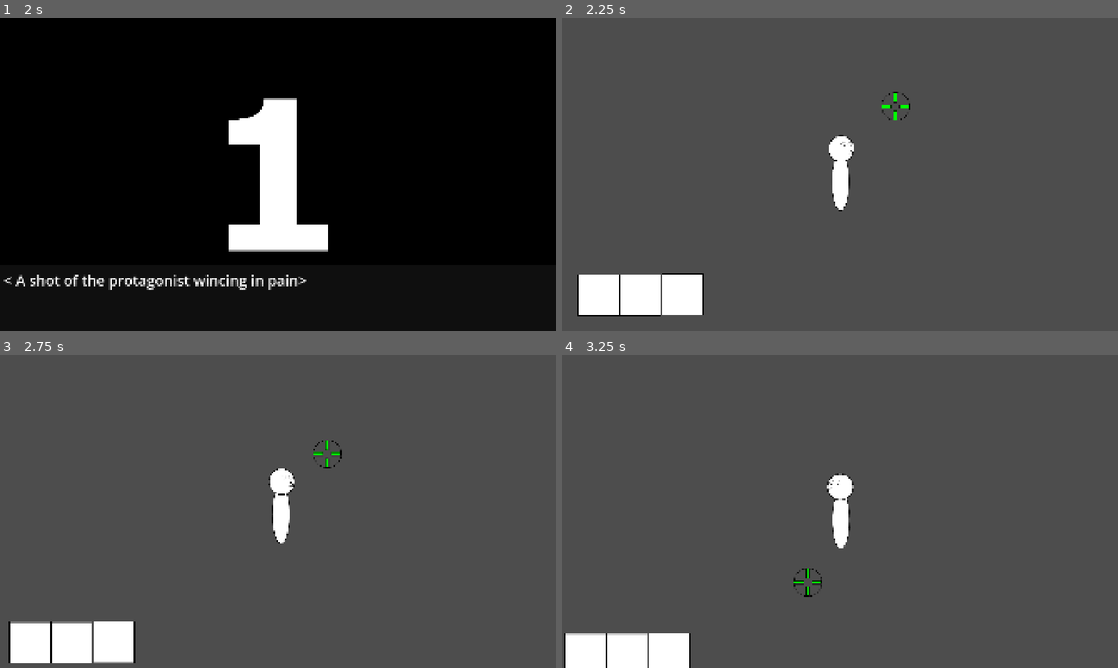
Above: before the commit, frames 1-4 (two rows, left to right).
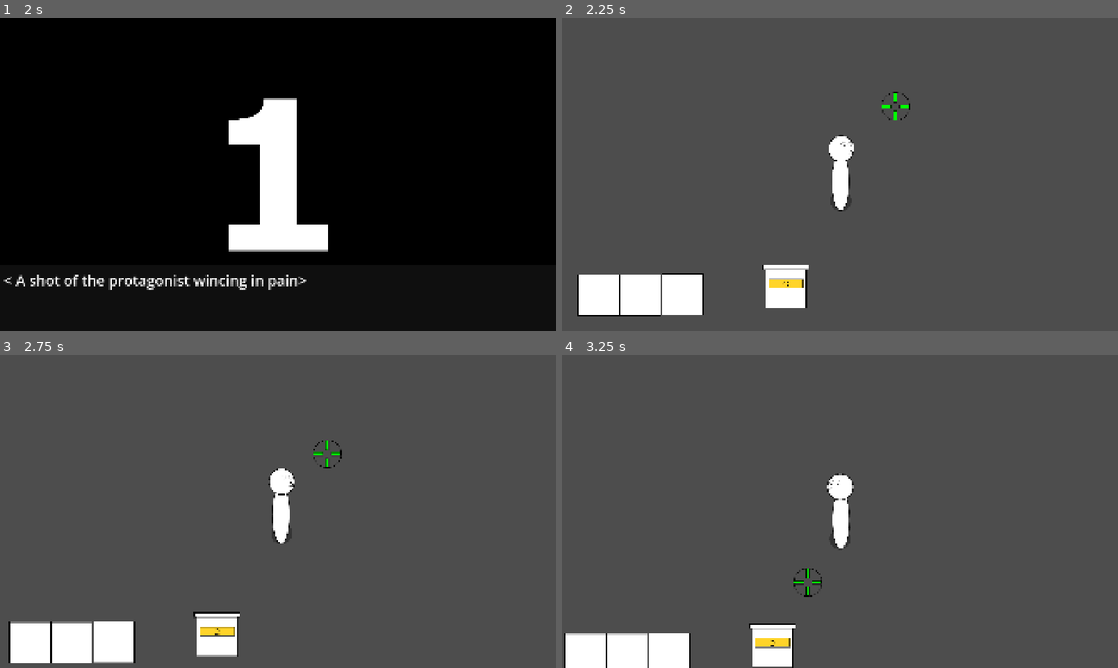
Above: after the commit, the same moments.

Repository: mathew-tran/jamegam50
Game: Godot game, scene res://Scenes/Main.tscn
Two runs of this game, one before a commit and one after it. Both use one fixed random seed, a clock stepped at 60 frames per second and the inputs below.
Inputs (mouse positions are in pixels of both pictures, inside the frame that each line leads up to):
- Up to frame 1 (2 s): tap Enter at 0.5 s; move the mouse to (400, 158) at 0.52 s; press the mouse at (400, 158) at 0.53 s; tap Space at 1.25 s; move the mouse to (166, 190) at 1.27 s; release the mouse at (166, 190) at 1.28 s; click (166, 190) at 1.35 s
- Up to frame 2 (2.25 s): tap Enter at 2 s; move the mouse to (895, 105) at 2.02 s; press the mouse at (895, 105) at 2.03 s
- Up to frame 3 (2.75 s): no input
- Up to frame 4 (3.25 s): move the mouse to (812, 574) at 2.77 s; release the mouse at (812, 574) at 2.78 s; click (812, 574) at 2.85 s

Frame 1 is identical in both runs. In frame 2, 1.1% of the frame differs, in the area x 36-53%, y 56-93%; in frame 3, 1.1%, in the area x 34-53%, y 55-97%; in frame 4, 1.1%.

Commit message:
add interactable and shader

Diff:
--- /dev/null
+++ b/Prefabs/Environment/InteractableItem.tscn
@@ -0,0 +1,28 @@
+[gd_scene load_steps=5 format=3 uid="uid://c3l54mkl1be42"]
+
+[ext_resource type="Texture2D" uid="uid://dsb025xerw5bp" path="res://Art/Player/InteractableObjectPlaceholder.png" id="1_a0366"]
+[ext_resource type="Script" uid="uid://cp0iucyq1mh0w" path="res://Scripts/InteracatableItem.gd" id="2_5gqrf"]
+
+[sub_resource type="RectangleShape2D" id="RectangleShape2D_pbw6q"]
+custom_solver_bias = 1.0
+size = Vector2(150, 150)
+
+[sub_resource type="RectangleShape2D" id="RectangleShape2D_a0366"]
+size = Vector2(150, 150)
+
+[node name="InteractableItem" type="Sprite2D"]
+texture = ExtResource("1_a0366")
+script = ExtResource("2_5gqrf")
+
+[node name="Area2D" type="Area2D" parent="."]
+
+[node name="CollisionShape2D" type="CollisionShape2D" parent="Area2D"]
+shape = SubResource("RectangleShape2D_pbw6q")
+
+[node name="StaticBody2D" type="StaticBody2D" parent="."]
+
+[node name="CollisionShape2D" type="CollisionShape2D" parent="StaticBody2D"]
+shape = SubResource("RectangleShape2D_a0366")
+
+[connection signal="mouse_entered" from="Area2D" to="." method="_on_area_2d_mouse_entered"]
+[connection signal="mouse_exited" from="Area2D" to="." method="_on_area_2d_mouse_exited"]
--- a/Prefabs/Player.tscn
+++ b/Prefabs/Player.tscn
@@ -1,7 +1,8 @@
-[gd_scene load_steps=6 format=3 uid="uid://m7eqcxxm3e24"]
+[gd_scene load_steps=7 format=3 uid="uid://m7eqcxxm3e24"]
 
 [ext_resource type="Texture2D" uid="uid://dxr0alhy722ei" path="res://Art/Player/Playerplaceholder.png" id="1_um8lo"]
 [ext_resource type="Script" uid="uid://cqglxshjlfd38" path="res://Scripts/Player.gd" id="1_x3d5u"]
+[ext_resource type="Texture2D" uid="uid://ccxqe8e6jvcjo" path="res://Art/Player/PlayerShadow.png" id="2_shmu5"]
 [ext_resource type="Texture2D" uid="uid://c4e1rbtbeavev" path="res://Art/UI/Waypoint.png" id="3_b43ah"]
 
 [sub_resource type="SpriteFrames" id="SpriteFrames_kln2b"]
@@ -16,11 +17,15 @@
 }]
 
 [sub_resource type="CapsuleShape2D" id="CapsuleShape2D_rgh2o"]
-radius = 32.0
-height = 70.0
+radius = 20.0
+height = 42.0
 
 [node name="Player" type="CharacterBody2D"]
 script = ExtResource("1_x3d5u")
+
+[node name="Sprite2D" type="Sprite2D" parent="."]
+position = Vector2(-1, 95)
+texture = ExtResource("2_shmu5")
 
 [node name="Waypoint" type="Sprite2D" parent="."]
 visible = false
@@ -30,8 +35,19 @@
 sprite_frames = SubResource("SpriteFrames_kln2b")
 
 [node name="CollisionShape2D" type="CollisionShape2D" parent="."]
-position = Vector2(0, 94)
+position = Vector2(-2, 103)
 shape = SubResource("CapsuleShape2D_rgh2o")
 
 [node name="Camera2D" type="Camera2D" parent="."]
 position_smoothing_enabled = true
+
+[node name="NavigationAgent2D" type="NavigationAgent2D" parent="."]
+avoidance_enabled = true
+radius = 60.0
+debug_enabled = true
+debug_use_custom = true
+debug_path_custom_color = Color(0.746519, 0.47743, 0.970292, 1)
+debug_path_custom_line_width = 3.05
+
+[connection signal="velocity_computed" from="NavigationAgent2D" to="." method="_on_navigation_agent_2d_velocity_computed"]
+[connection signal="waypoint_reached" from="NavigationAgent2D" to="." method="_on_navigation_agent_2d_waypoint_reached"]
--- a/Scenes/Main.tscn
+++ b/Scenes/Main.tscn
@@ -1,13 +1,17 @@
-[gd_scene load_steps=4 format=3 uid="uid://cnsfdc5wb0cb1"]
+[gd_scene load_steps=5 format=3 uid="uid://cnsfdc5wb0cb1"]
 
 [ext_resource type="Script" uid="uid://bx0itqrisx6qs" path="res://Scripts/Main.gd" id="1_r150o"]
 [ext_resource type="PackedScene" uid="uid://m7eqcxxm3e24" path="res://Prefabs/Player.tscn" id="2_idj7w"]
 [ext_resource type="PackedScene" uid="uid://d2nqmvbp4c2hu" path="res://Prefabs/Environment/Box.tscn" id="3_kln2b"]
+[ext_resource type="PackedScene" uid="uid://c3l54mkl1be42" path="res://Prefabs/Environment/InteractableItem.tscn" id="4_rgh2o"]
 
 [node name="Node2D" type="Node2D"]
 script = ExtResource("1_r150o")
 
 [node name="Environment" type="Node2D" parent="."]
+
+[node name="InteractableItem" parent="Environment" instance=ExtResource("4_rgh2o")]
+position = Vector2(818, 922)
 
 [node name="Box" parent="Environment" instance=ExtResource("3_kln2b")]
 position = Vector2(172, 951)
--- /dev/null
+++ b/Scripts/InteracatableItem.gd
@@ -0,0 +1,9 @@
+extends Sprite2D
+
+
+func _on_area_2d_mouse_entered() -> void:
+	material = load("res://Shaders/InteractableShaderMaterial.tres")
+
+
+func _on_area_2d_mouse_exited() -> void:
+	material = null
--- a/Scripts/Player.gd
+++ b/Scripts/Player.gd
@@ -18,7 +18,7 @@
 	else:
 		$Waypoint.visible = false
 
-	if TargetPosition.distance_to(GetPlayerPosition()) > 10:
+	if TargetPosition.distance_to(GetPlayerPosition()) > 5:
 		velocity *= .95
 		var direction = (TargetPosition - GetPlayerPosition()).normalized()
 		velocity += direction * MoveSpeed * delta
--- /dev/null
+++ b/Shaders/InteractableShader.gdshader
@@ -0,0 +1,73 @@
+shader_type canvas_item;
+
+uniform bool allow_out_of_bounds = true;
+uniform float outline_thickness: hint_range(0.0, 16.0, 1.0) = 1.0;
+uniform vec4 outline_color: source_color = vec4(1.0);
+
+bool is_inside_usquare(vec2 x) {
+	return x == clamp(x, vec2(0.0), vec2(1.0));
+}
+
+vec4 blend(vec4 bottom, vec4 top) {
+    float alpha = top.a + bottom.a * (1.0 - top.a);
+    if (alpha < 0.0001) return vec4(0.0);
+
+    vec3 color = mix(bottom.rgb * bottom.a, top.rgb, top.a) / alpha;
+    return vec4(color, alpha);
+}
+
+void vertex() {
+	if (allow_out_of_bounds) VERTEX += (UV * 2.0 - 1.0) * outline_thickness;
+}
+
+void fragment() {
+	if (outline_thickness > 0.0 && outline_color.a > 0.0) {
+		vec2 uv = UV;
+		vec4 texture_color = texture(TEXTURE, UV);
+
+		if (allow_out_of_bounds) {
+			vec2 texture_pixel_size = vec2(1.0) / (vec2(1.0) / TEXTURE_PIXEL_SIZE + vec2(outline_thickness * 2.0));
+			uv = (uv - texture_pixel_size * outline_thickness) * TEXTURE_PIXEL_SIZE / texture_pixel_size;
+
+			if (is_inside_usquare(uv)) {
+				texture_color = texture(TEXTURE, uv);
+			} else {
+				texture_color = vec4(0.0);
+			}
+		}
+
+		float alpha = 0.0;
+
+		for (float y = 1.0; y <= outline_thickness; y++) {
+			for (float x = 0.0; x <= y; x++) {
+				if (length(vec2(x, y - 0.5)) > outline_thickness) break;
+
+				float look_at_alpha;
+				vec2 look_at_uv[8] = {
+					uv + vec2(x, y) * TEXTURE_PIXEL_SIZE,
+					uv + vec2(-x, y) * TEXTURE_PIXEL_SIZE,
+					uv + vec2(x, -y) * TEXTURE_PIXEL_SIZE,
+					uv + vec2(-x, -y) * TEXTURE_PIXEL_SIZE,
+					uv + vec2(y, x) * TEXTURE_PIXEL_SIZE,
+					uv + vec2(-y, x) * TEXTURE_PIXEL_SIZE,
+					uv + vec2(y, -x) * TEXTURE_PIXEL_SIZE,
+					uv + vec2(-y, -x) * TEXTURE_PIXEL_SIZE
+				};
+
+				for (int i = 0; i < 8; i++) {
+					if (is_inside_usquare(look_at_uv[i])) {
+						look_at_alpha = texture(TEXTURE, look_at_uv[i]).a;
+						if (look_at_alpha > alpha) alpha = look_at_alpha;
+						if (1.0 - alpha < 0.0001) break;
+					}
+				}
+
+				if (1.0 - alpha < 0.0001) break;
+			}
+
+			if (1.0 - alpha < 0.0001) break;
+		}
+
+		COLOR = blend(vec4(outline_color.rgb, alpha * outline_color.a), texture_color);
+	}
+}
--- /dev/null
+++ b/Shaders/InteractableShaderMaterial.tres
@@ -0,0 +1,9 @@
+[gd_resource type="ShaderMaterial" load_steps=2 format=3 uid="uid://gev6qk3tu7br"]
+
+[ext_resource type="Shader" uid="uid://drys4bh671wp8" path="res://Shaders/InteractableShader.gdshader" id="1_0p7yj"]
+
+[resource]
+shader = ExtResource("1_0p7yj")
+shader_parameter/allow_out_of_bounds = true
+shader_parameter/outline_thickness = 3.0
+shader_parameter/outline_color = Color(1, 1, 0, 1)
Binary file added: Art/Player/InteractableObjectPlaceholder.png
Not shown, added: Art/Player/InteractableObjectPlaceholder.png.import
Binary file added: Art/Player/PlayerShadow.png
Not shown, added: Art/Player/PlayerShadow.png.import
Not shown, added: Scripts/InteracatableItem.gd.uid
Not shown, added: Shaders/InteractableShader.gdshader.uid
